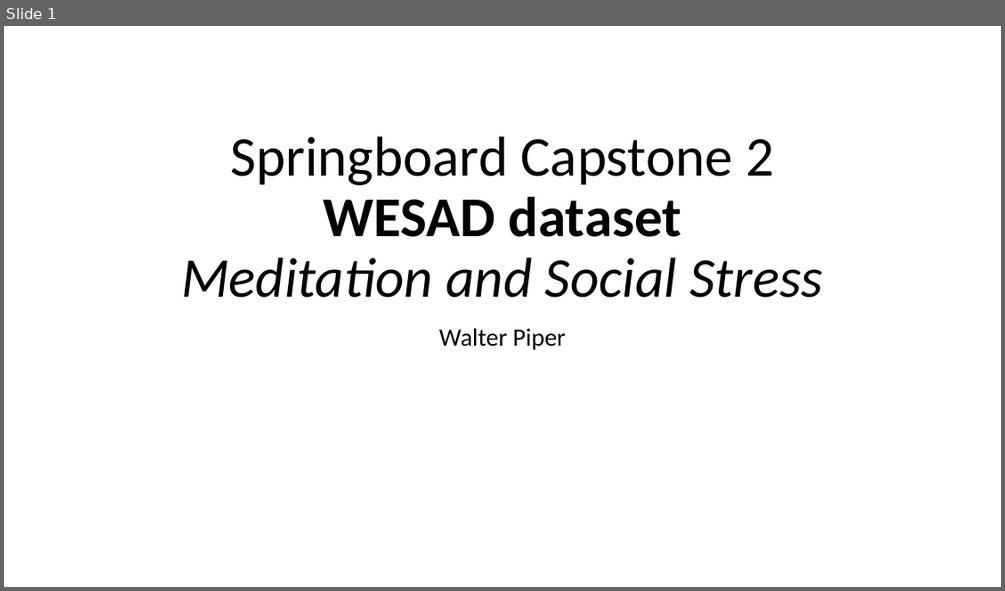
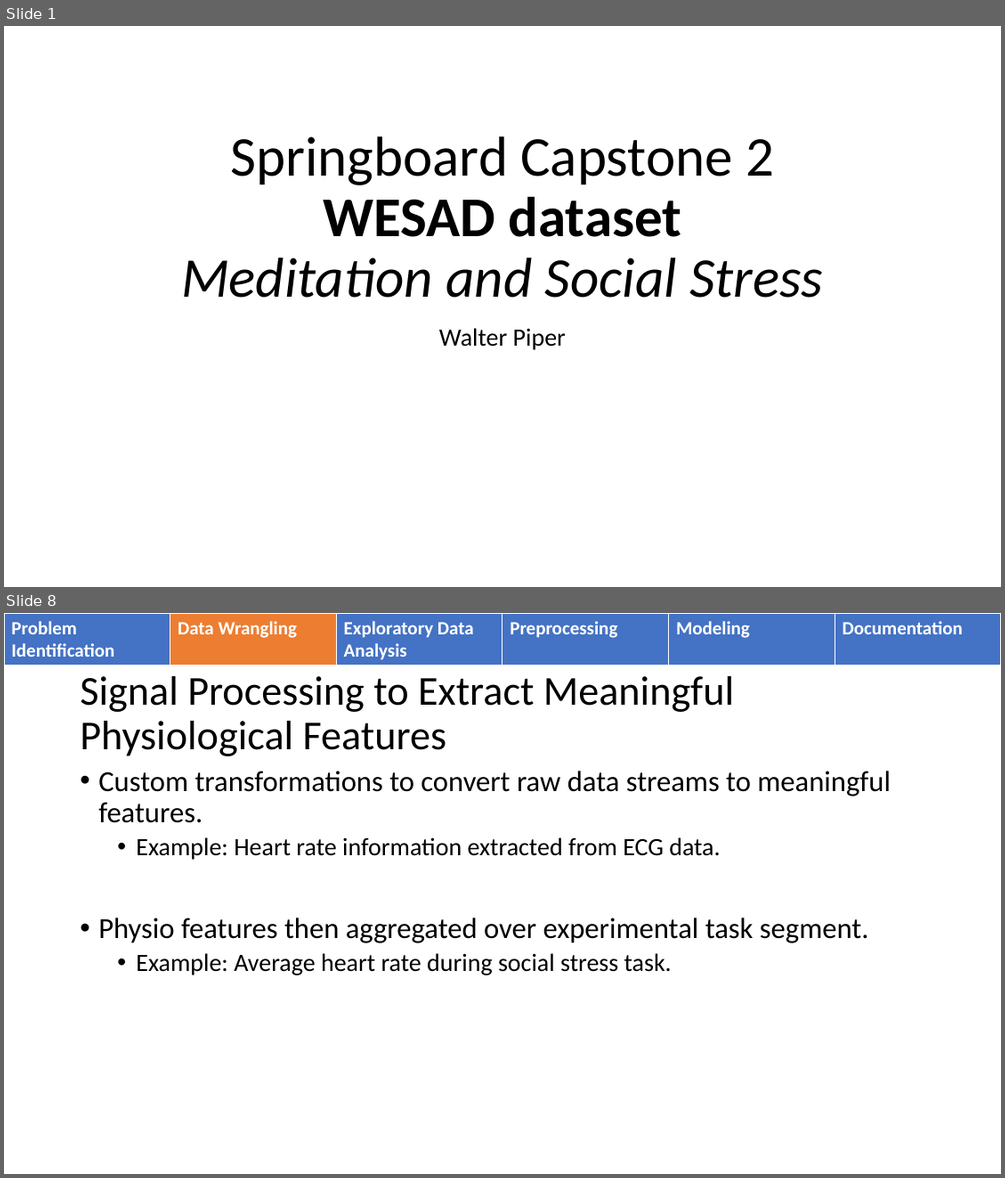
Before and after one commit to WalterPiTheScienceGuy/Springboard_Capstone2, a slide deck: Capstone2/reports/Springboard Capstone 2 ppt.pptx. Shown one above the other, each under a label of ours: slide 1 before the commit, slides 1 and 8 after it; the slides between them are not shown. The pictures are 1005x591 and 1005x1178 pixels, drawn with LibreOffice and Linux fonts; fonts in the diff are those of the drawing. Boxes give left, top, right and bottom in pixels: in the first picture for what was removed or moved away, otherwise in the second. Text is boxed around its words. In the diff, an @@ line names an element or a change of style, - is before the commit and + after.

```diff
--- a/Capstone2/reports/Springboard Capstone 2 ppt.pptx
+++ b/Capstone2/reports/Springboard Capstone 2 ppt.pptx
@@ slide 8 added at (4,613,1001,1174), background #FFFFFF @@
@@ table added at (4,613,1000,666), 1 rows, 6 columns @@
+Problem Identification | Data Wrangling | Exploratory Data Analysis | Preprocessing | Modeling | Documentation
@@ title added at (80,676,734,756), 39.6 pt, text #000000 @@
+Signal Processing to Extract Meaningful Physiological Features
@@ text added at (98,771,890,975), 28 pt, text #000000 @@
+• Custom transformations to convert raw data streams to meaningful features.
+  • Example: Heart rate information extracted from ECG data.
+• Physio features then aggregated over experimental task segment.
+  • Example: Average heart rate during social stress task.
```
Also in this commit, not shown: 20 slides changed, 2 slides removed.
